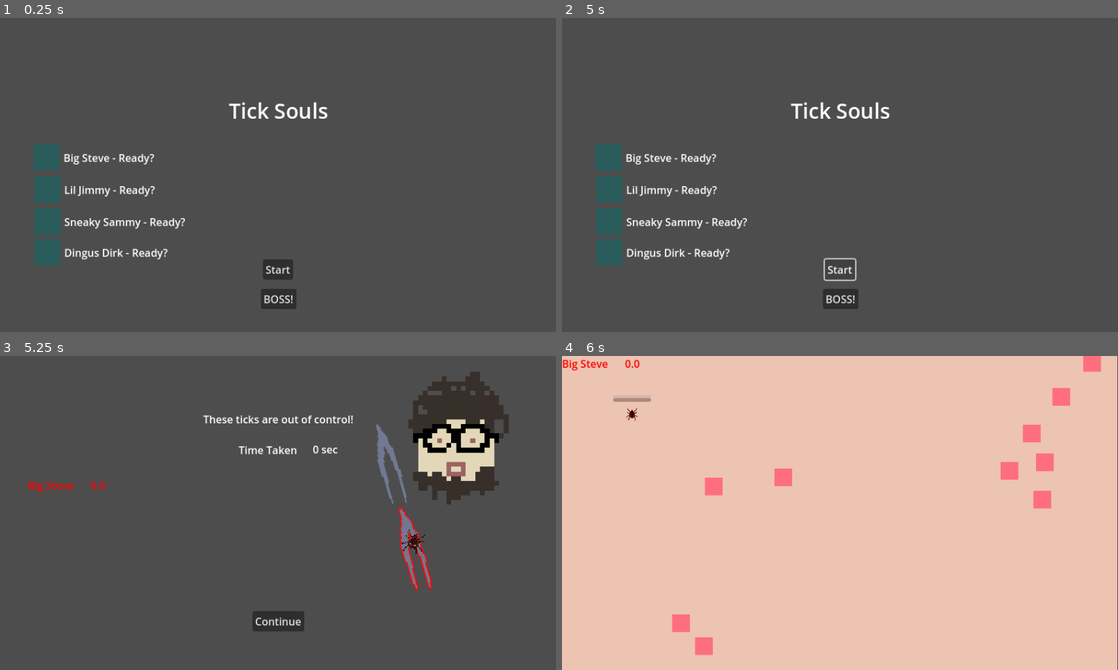
Above: before the commit, frames 1-4 (two rows, left to right).
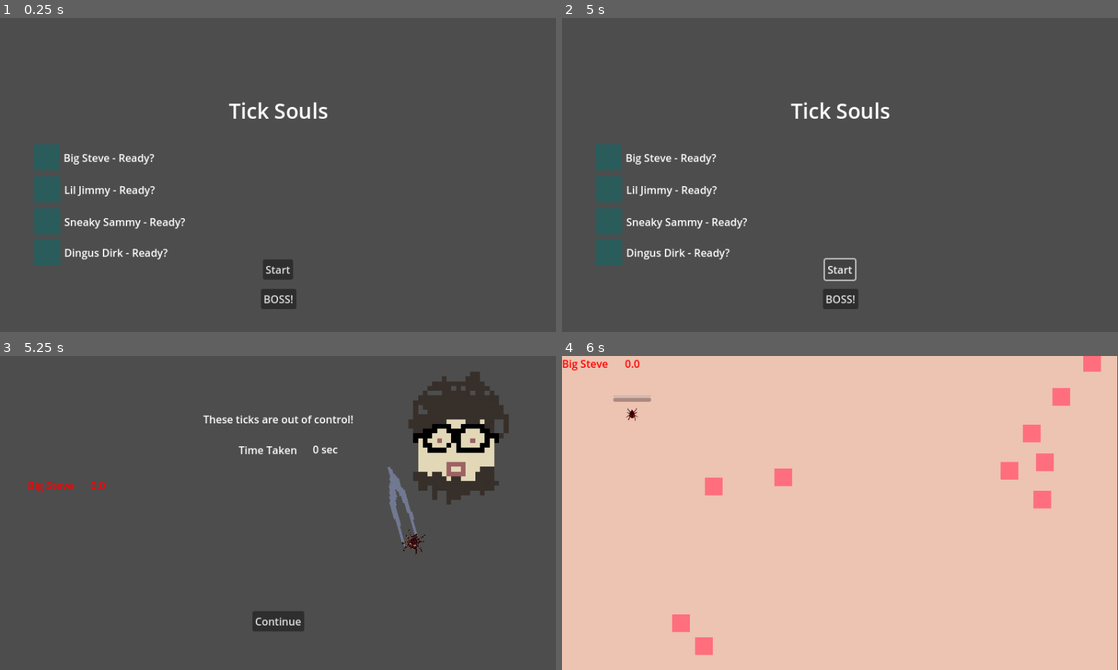
Above: after the commit, the same moments.

Repository: Topech/tick-souls
Game: Godot game, scene res://main_scene.tscn
The game is run twice, just before and just after one commit, with the same random seed, the same clock (stepped at 60 frames per second) and the same inputs.
Inputs:
- Up to frame 1 (0.25 s): no input
- Up to frame 2 (5 s): click "Start" at 0.5 s; click "Start" at 1.25 s; click "BOSS!" at 2 s; click "BOSS!" at 2.75 s; click "BOSS!" at 3.5 s; click "Start" at 4.25 s
- Up to frame 3 (5.25 s): tap Enter (ui_accept) at 5 s; hold P from 5.03 s (still down)
- Up to frame 4 (6 s): tap Enter (ui_accept) at 5.27 s; release P at 5.75 s; click "Continue" at 5.75 s

Frames 1-2 are identical in both runs. In frame 3, 1.2% of the frame differs, in the area x 67-78%, y 21-75%; in frame 4, nothing differs.

Commit message:
leaderboard tweezer sprite fix

Diff:
--- a/root_scenes/round/round_leaderboard.tscn
+++ b/root_scenes/round/round_leaderboard.tscn
@@ -104,7 +104,7 @@
 rotation = -0.272879
 scale = Vector2(2, 3.96875)
 texture = SubResource("AtlasTexture_o5cg6")
-vframes = 2
+vframes = 4
 
 [node name="TickSprite" type="Sprite2D" parent="."]
 texture_filter = 1
Not shown: 1 places in root_scenes/round/round_leaderboard.tscn that only renumber resources
